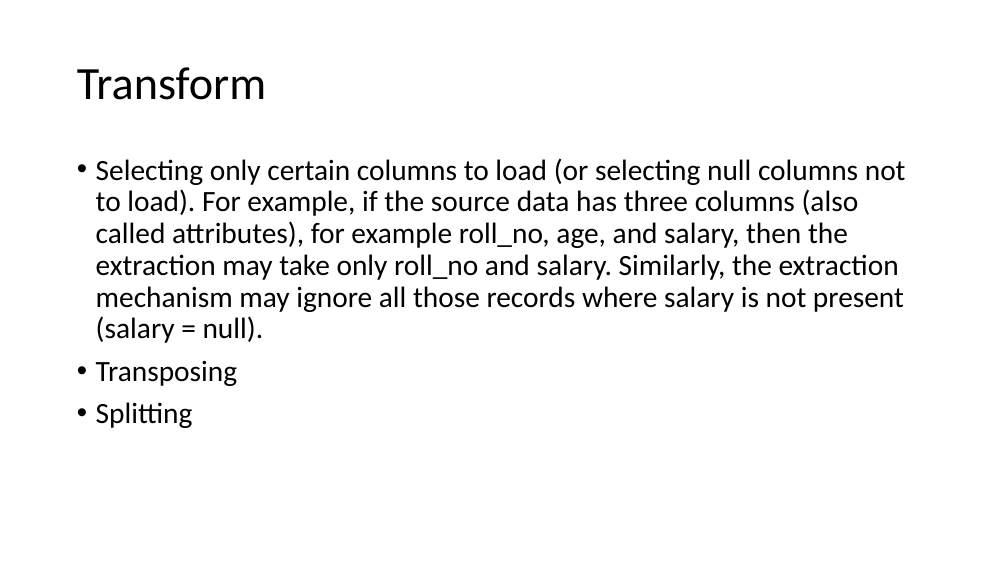
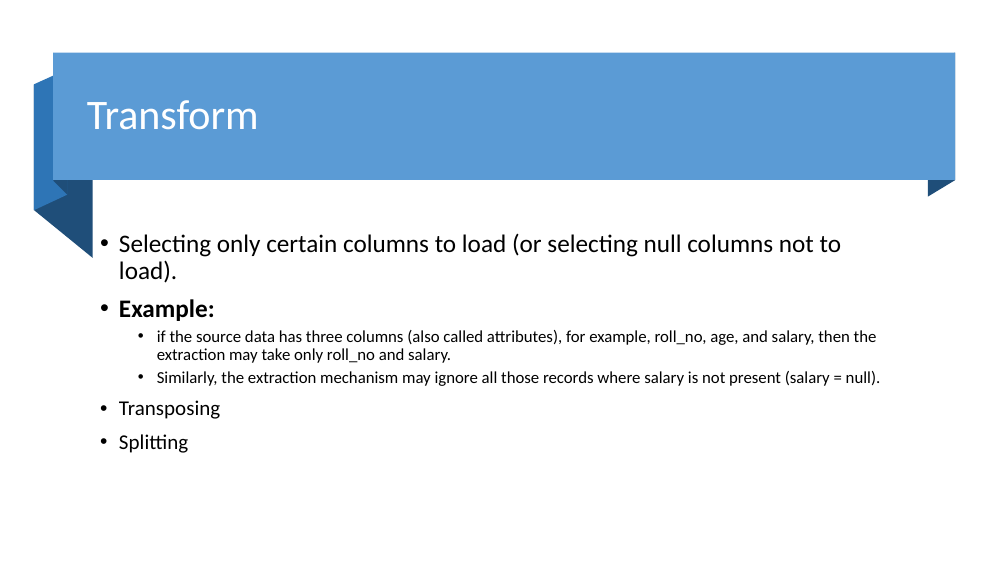
Before and after one commit to Daudsarfraz/CS4048-Data-Scienc, a slide deck: slide 5 of Slides/07_ETL.pptx (slide 6 before the commit). Drawn at 1008x567 pixels with LibreOffice and Linux fonts; fonts in the diff are those of the drawing. Boxes give left, top, right and bottom in pixels: in the first picture for what was removed or moved away, otherwise in the second. Text is boxed around its words. In the diff, an @@ line names an element or a change of style, - is before the commit and + after.

```diff
--- a/Slides/07_ETL.pptx
+++ b/Slides/07_ETL.pptx
@@ rectangle added at <box>53,53,955,181</box>, fill #5B9BD5 @@
@@ freeform shape added at <box>54,53,67,194</box>, fill #1F4E79 @@
@@ freeform shape added at <box>928,53,955,197</box>, fill #1F4E79 @@
@@ freeform shape added at <box>34,85,93,258</box>, fill #1F4E79 @@
@@ freeform shape added at <box>34,70,67,211</box>, fill #2E75B6 @@
@@ title "Transform": place and size @@
-title "Transform" at <box>77,67,266,100</box>
+title "Transform" at <box>87,100,259,130</box>
@@ title "Transform" at <box>87,100,259,130</box>: size 44 to 40 pt, text colour #000000 to #FFFFFF @@
@@ text "Selecting only certain columns to ...": place and size @@
-text "Selecting only certain columns to ..." at <box>96,158,906,428</box>
+text "Selecting only certain columns to ..." at <box>119,233,881,453</box>
@@ text "Selecting only certain columns to ..." at <box>119,233,881,453</box>: vertical alignment top to middle @@
@@ text at <box>119,233,881,386</box>: text changed; size 28 to 16 pt @@
-• Selecting only certain columns to load (or selecting null columns not to load). For example, if the source data has three columns (also called attributes), for example roll_no, age, and salary, then the extraction may take only roll_no and salary. Similarly, the extraction mechanism may ignore all those records where salary is not present (salary = null).
+• Selecting only certain columns to load (or selecting null columns not to load).
+• Example:
+  • if the source data has three columns (also called attributes), for example, roll_no, age, and salary, then the extraction may take only roll_no and salary.
+  • Similarly, the extraction mechanism may ignore all those records where salary is not present (salary = null).
@@ text at <box>119,400,220,453</box>: size 28 to 20 pt in "Transposing", "Splitting" @@
```
Also in this commit, not shown: 27 other slides changed, 2 slides added, 3 slides removed, 9 other files.
